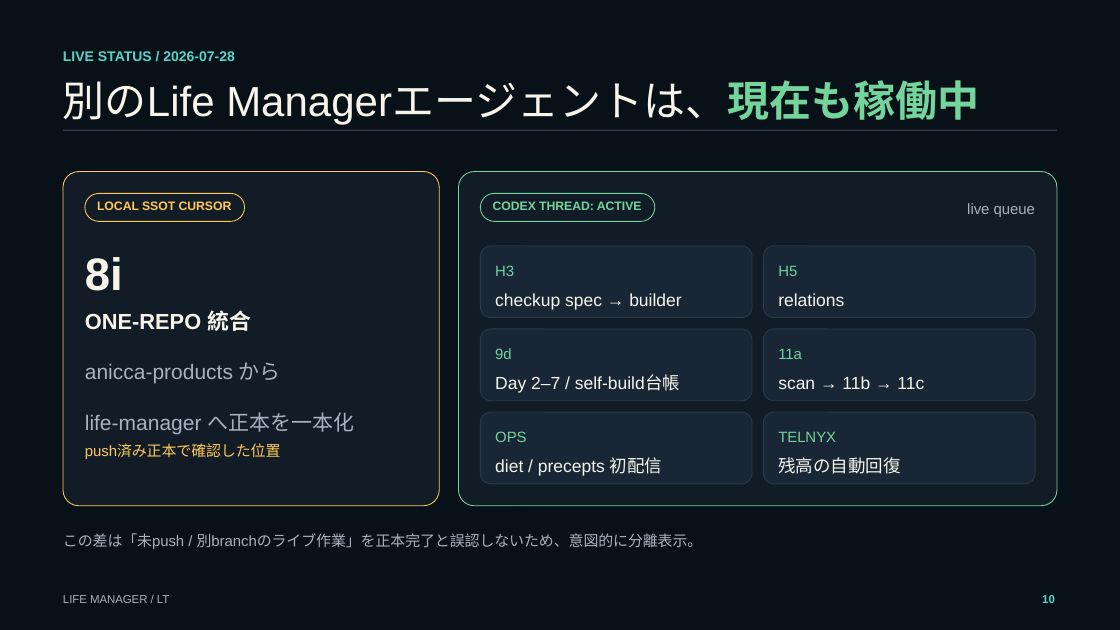
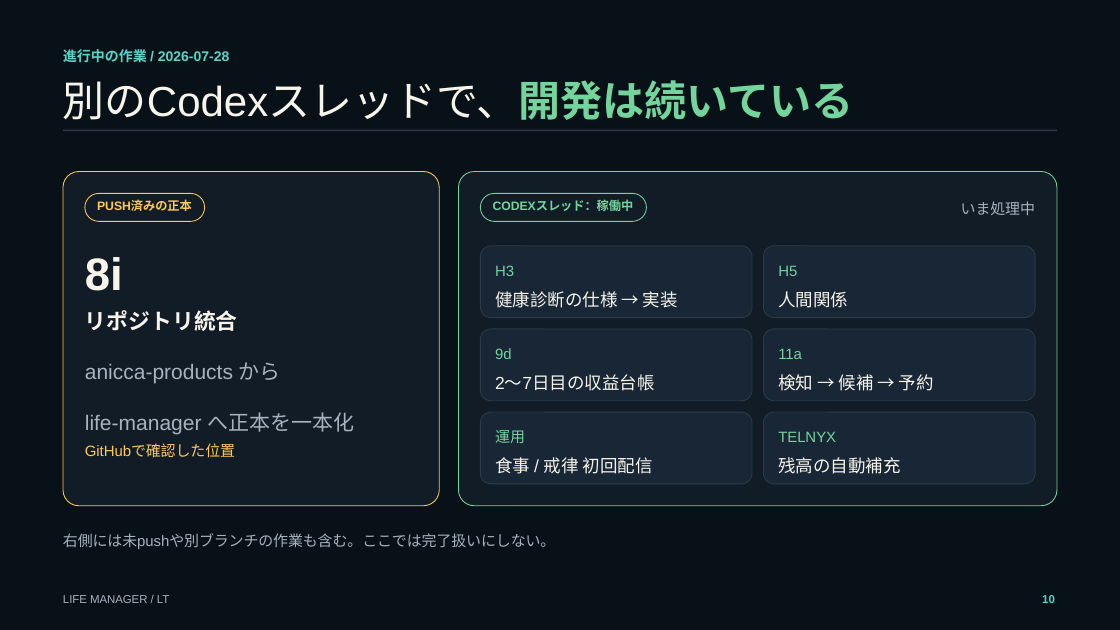
Before and after one commit to Daisuke134/anicca, a slide deck: slide 10 of docs/slides/life-manager-lt-2026-07-28/life-manager-lt-ja-2026-07-28.pptx. Drawn at 1120x630 pixels with LibreOffice and Linux fonts; fonts in the diff are those of the drawing. Boxes give left, top, right and bottom in pixels: in the first picture for what was removed or moved away, otherwise in the second. Text is boxed around its words. In the diff, an @@ line names an element or a change of style, - is before the commit and + after.

```diff
--- a/docs/slides/life-manager-lt-2026-07-28/life-manager-lt-ja-2026-07-28.pptx
+++ b/docs/slides/life-manager-lt-2026-07-28/life-manager-lt-ja-2026-07-28.pptx
@@ text at bbox=[63, 49, 229, 63]: text changed @@
-LIVE STATUS / 2026-07-28
+進行中の作業 / 2026-07-28
@@ text at bbox=[63, 80, 853, 120]: text changed @@
-別のLife Managerエージェントは、現在も稼働中
+別のCodexスレッドで、開発は続いている
@@ rounded rectangle: place and size @@
-rounded rectangle at bbox=[85, 193, 245, 221]
+rounded rectangle at bbox=[85, 193, 205, 221]
@@ text at bbox=[97, 201, 192, 211]: text changed @@
-LOCAL SSOT CURSOR
+PUSH済みの正本
@@ rounded rectangle: place and size @@
-rounded rectangle at bbox=[481, 193, 655, 221]
+rounded rectangle at bbox=[481, 193, 647, 221]
@@ text at bbox=[493, 201, 634, 211]: text changed @@
-CODEX THREAD: ACTIVE
+CODEXスレッド：稼働中
@@ text at bbox=[961, 201, 1035, 215]: text changed @@
-live queue
+いま処理中
@@ text at bbox=[495, 291, 678, 308]: text changed @@
-checkup spec → builder
+健康診断の仕様 → 実装
@@ text at bbox=[778, 291, 848, 308]: text changed @@
-relations
+人間関係
@@ text at bbox=[85, 310, 238, 331]: text changed @@
-ONE-REPO 統合
+リポジトリ統合
@@ text at bbox=[495, 375, 654, 391]: text changed @@
-Day 2–7 / self-build台帳
+2〜7日目の収益台帳
@@ text at bbox=[778, 374, 934, 391]: text changed @@
-scan → 11b → 11c
+検知 → 候補 → 予約
@@ text at bbox=[85, 444, 235, 458]: text changed @@
-push済み正本で確認した位置
+GitHubで確認した位置
@@ text at bbox=[495, 430, 525, 443]: text changed @@
-OPS
+運用
@@ text at bbox=[495, 457, 653, 474]: text changed @@
-diet / precepts 初配信
+食事 / 戒律 初回配信
@@ text at bbox=[778, 457, 900, 474]: text changed @@
-残高の自動回復
+残高の自動補充
@@ text at bbox=[63, 533, 555, 549]: text changed @@
-この差は「未push / 別branchのライブ作業」を正本完了と誤認しないため、意図的に分離表示。
+右側には未pushや別ブランチの作業も含む。ここでは完了扱いにしない。
```
Also in this commit, not shown: 11 other slides changed, 2 slides added, 2 slides removed, 18 other files.
